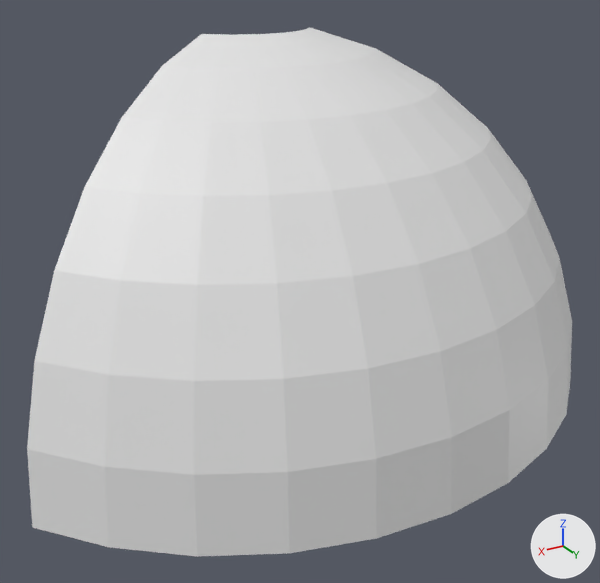
One commit to the OBJ model res/models/skyDome.obj: the scene before it, then after it.
Rendered twice from a camera (50 mm lens) standing at (1.141, 2.151, 1.24) and looking at (0.167, 0.528, 0.429). Arrows for +X, +Y and +Z are at lower right; the lights stay in place. Where no turn or scale is listed for an object, it has been applied to the vertices.

In view in the first picture: 'Sphere_Sphere.002'.
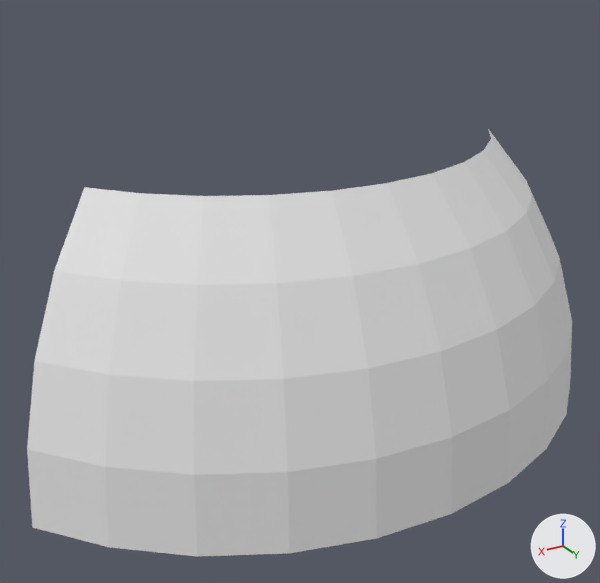
Location of each change, [x1, y1, x2, y2] in pixels of the pictures (600 x 583 px):
'Sphere_Sphere.002', reshaped (19% shorter)
    before: [27, 27, 572, 557]
    after: [27, 129, 572, 557]
part 1 of me_sphere_sphere_002, deleted
    before: [85, 27, 491, 196]

The change in detail:
Material 'None' (mat_none) is new.
Its base color is (0.8, 0.8, 0.8) (white #e7e7e7).
Its roughness is 1.0.
me_sphere_sphere_002 is used by ob_sphere_sphere_002; location (0.0, 0.0, 0.0).
me_sphere_sphere_002 had 88 vertices, 140 faces and spanned x -0.78..0.88, y 0.11..1.0, z 0.02..1.01.
me_sphere_sphere_002 now has 55 vertices, 80 faces and spans x -0.78..0.88, y 0.39..1.0, z 0.02..0.73.
Part 1, on me_sphere_sphere_002:
33 vertices are removed from x -0.41..0.51, y 0.11..0.56, z 0.86..1.01.
60 faces are deleted.
me_sphere_sphere_002 now uses material mat_none (white #e7e7e7).
